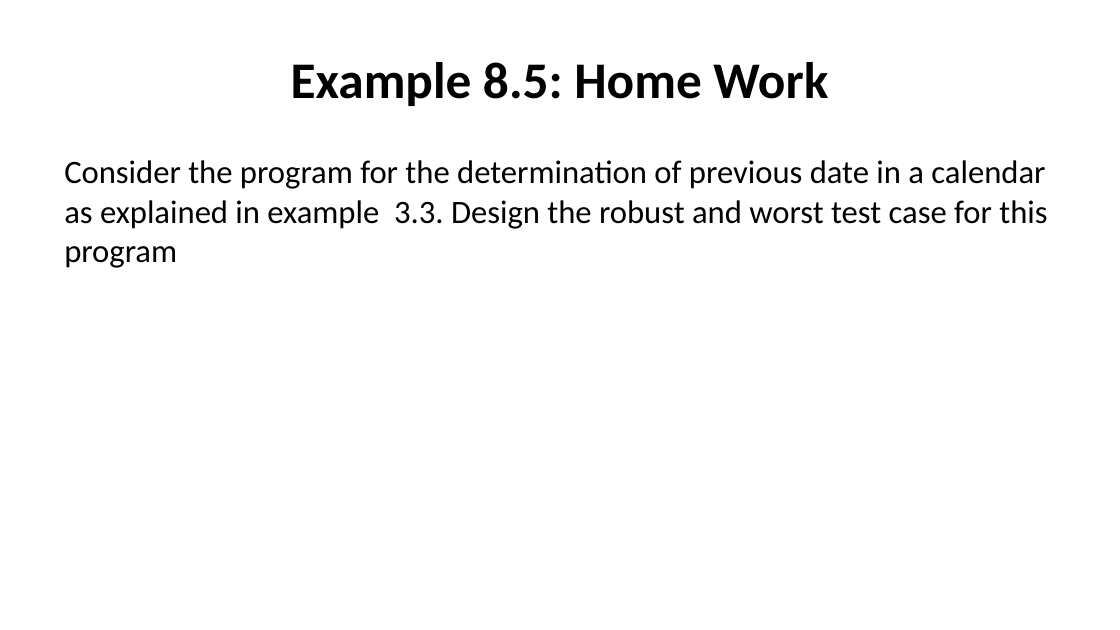
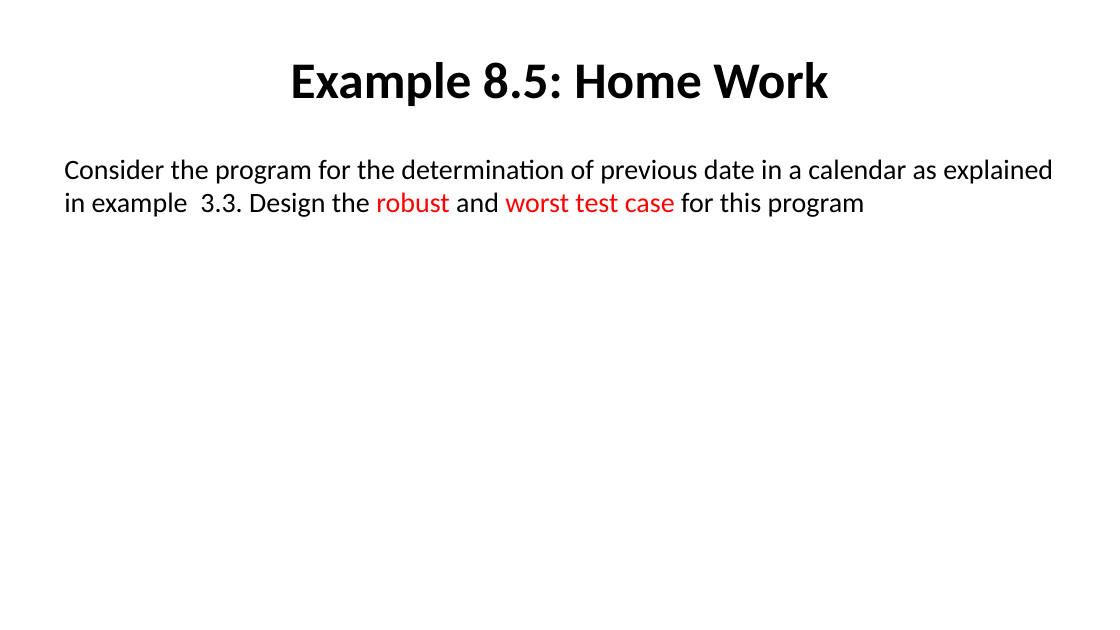
Before and after one commit to nashurgessa/Software-Testing-batch-2022-23, a slide deck: slide 18 of slides/L9 BVA.pptx. Drawn at 1120x630 pixels with LibreOffice and Linux fonts; fonts in the diff are those of the drawing. Boxes give left, top, right and bottom in pixels: in the first picture for what was removed or moved away, otherwise in the second. Text is boxed around its words. In the diff, an @@ line names an element or a change of style, - is before the commit and + after.

Commit message:
bva_slides

```diff
--- a/slides/L9 BVA.pptx
+++ b/slides/L9 BVA.pptx
@@ text "Consider the program for the ..." at (64, 159, 1053, 217): size 28 to 24 pt; text colour #000000 to #FF0000 in "robust worst test case" @@
```
Also in this commit, not shown: 5 other slides changed.
